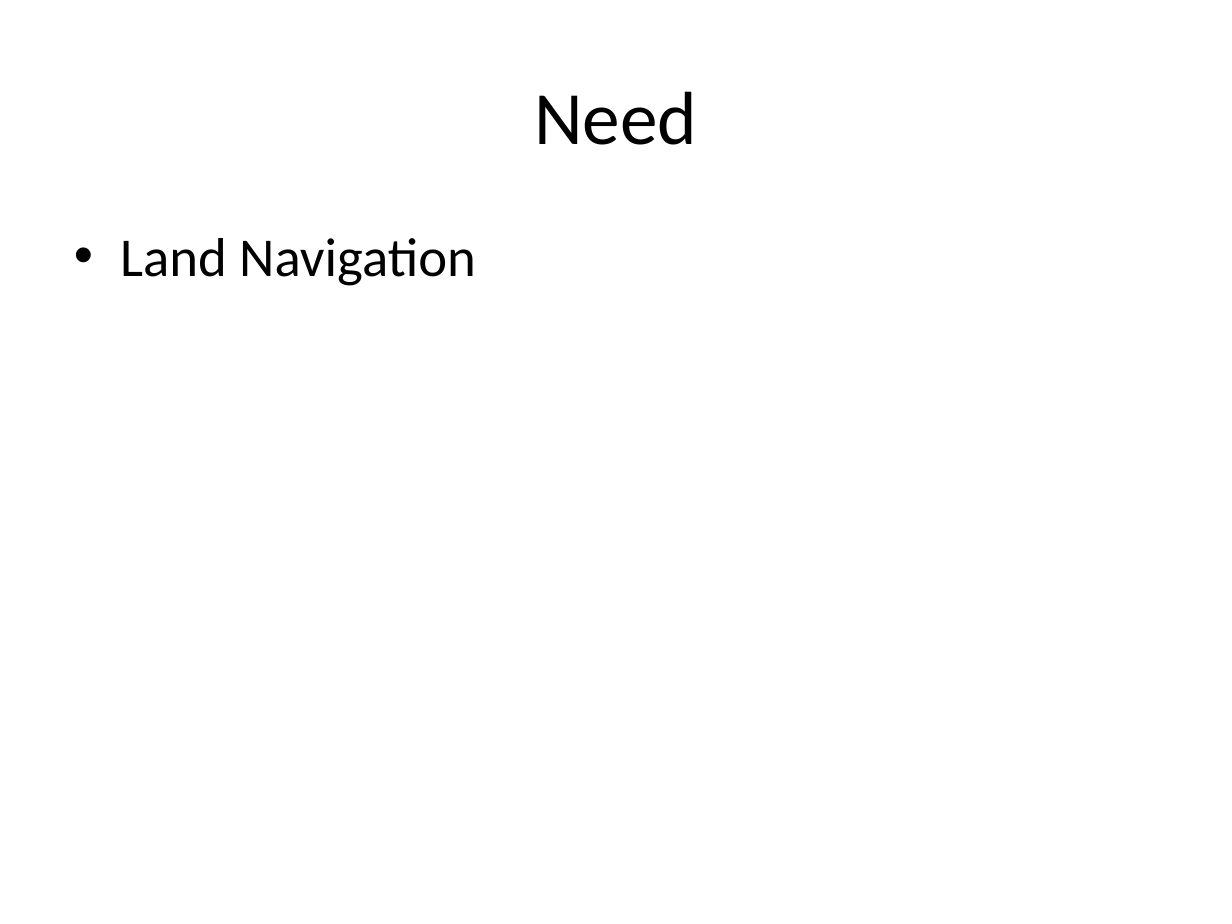
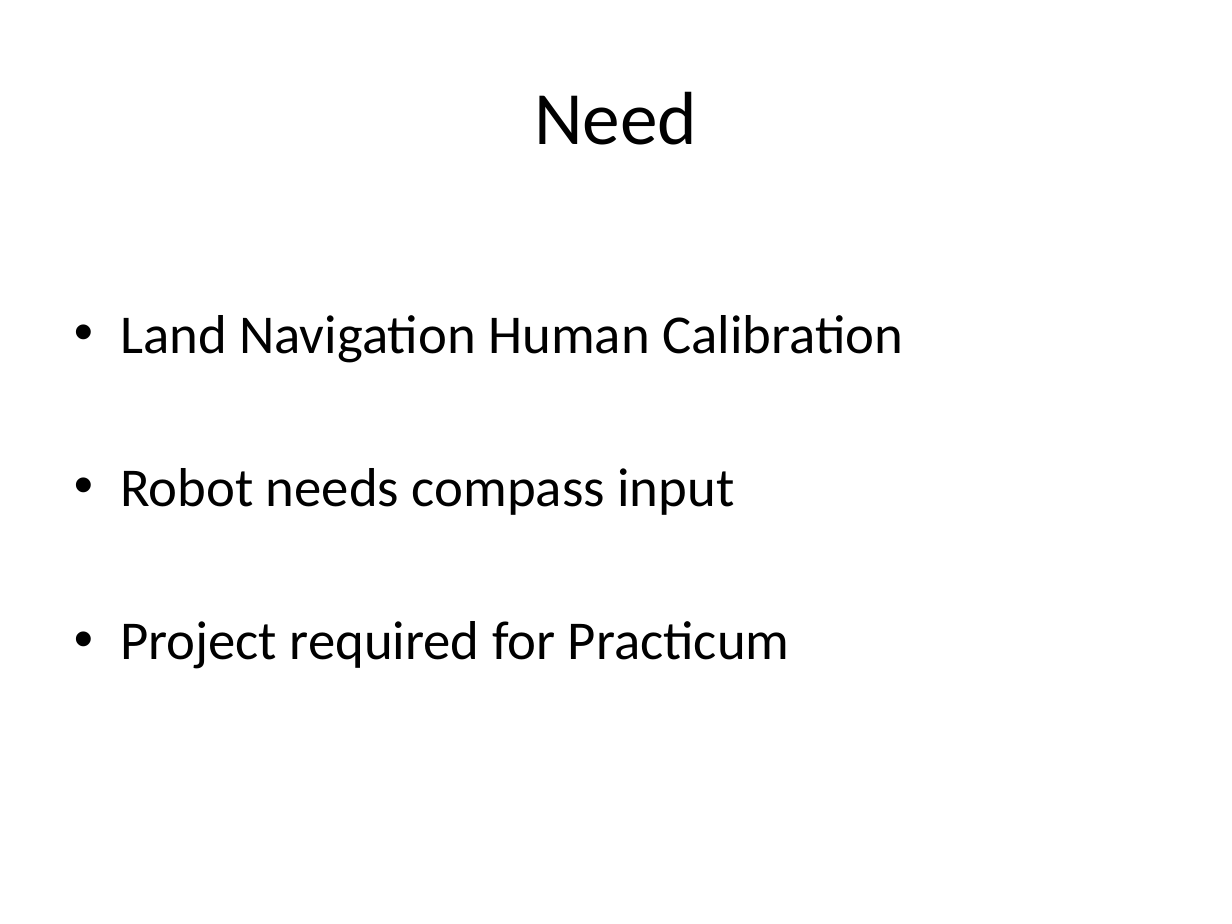
Before and after one commit to dosferatu/electronic-compass, a slide deck: slide 2 of Documentation/Project Documentation/Project Presentation.pptx. Drawn at 1232x924 pixels with LibreOffice and Linux fonts; fonts in the diff are those of the drawing. Boxes give left, top, right and bottom in pixels: in the first picture for what was removed or moved away, otherwise in the second. Text is boxed around its words. In the diff, an @@ line names an element or a change of style, - is before the commit and + after.

```diff
--- a/Documentation/Project Documentation/Project Presentation.pptx
+++ b/Documentation/Project Documentation/Project Presentation.pptx
@@ text at <box>120,315,903,669</box>: text changed @@
-• Land Navigation
+• Land Navigation Human Calibration
+• Robot needs compass input
+• Project required for Practicum
```
Also in this commit, not shown: 8 other slides changed, 1 other file.
